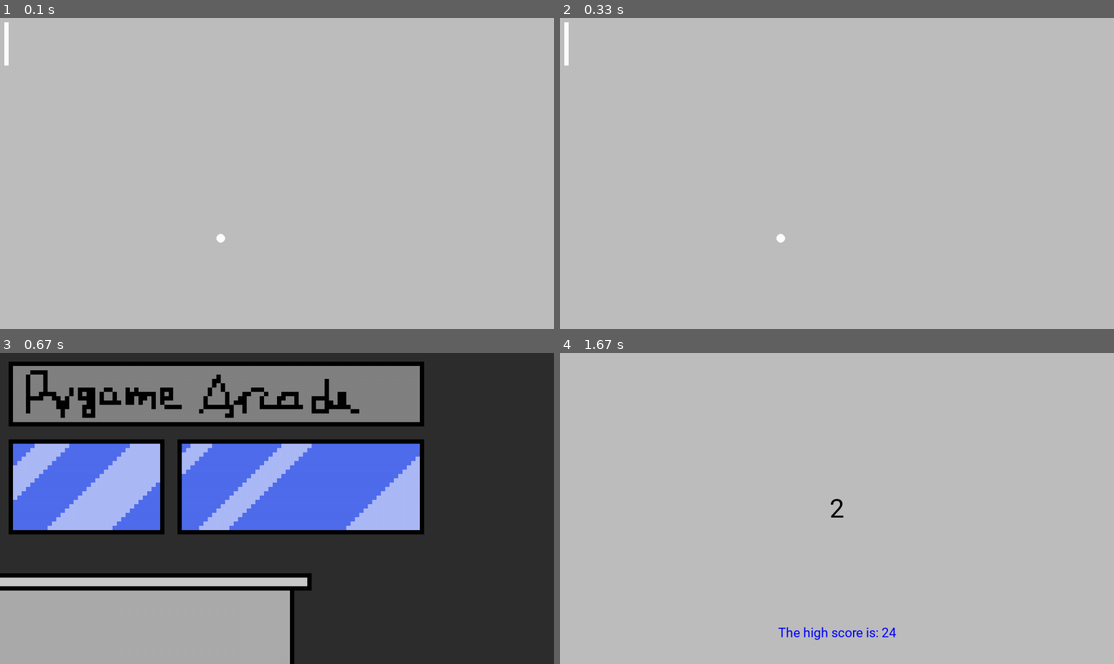
Above: before the commit, frames 1-4 (two rows, left to right).
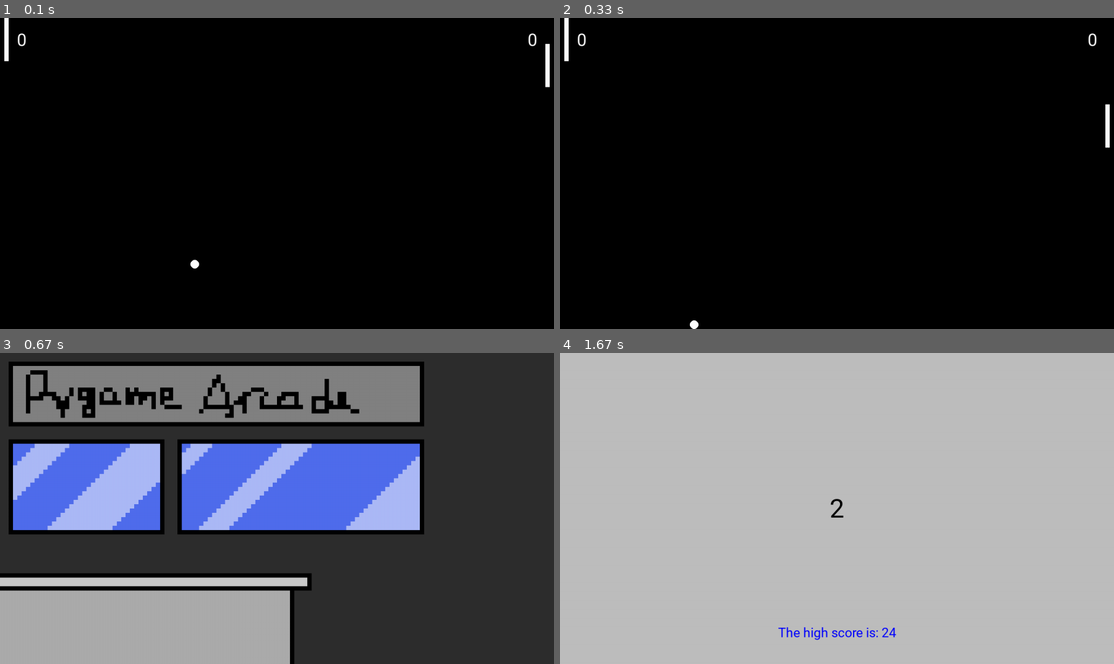
Above: after the commit, the same moments.

Repository: Moonbear2001/Pygame-Arcade
Game: pygame game, started from src/main.py
Same seed, same stepped clock (60 frames per second), same inputs: the game is played once before the commit and once after it.
Inputs (mouse positions are in pixels of both pictures, inside the frame that each line leads up to):
- Up to frame 1 (0.1 s): no input
- Up to frame 2 (0.33 s): no input
- Up to frame 3 (0.67 s): tap Esc at 0.33 s
- Up to frame 4 (1.67 s): tap C at 0.67 s; click (1014, 499) at 1.05 s; click (892, 576) at 1.38 s

The runs differ from the first frame. In frame 1, 100% of the frame differs, in the area x 0-100%, y 0-100%; in frame 2, 100%; in frame 3, nothing differs; in frame 4, nothing differs.

Commit message:
broke a bunch of stuff xd, pretty sure this design is cooked, time to head back to the drawing board

Diff:
--- a/src/scenes/pong.py
+++ b/src/scenes/pong.py
@@ -2,6 +2,9 @@
 from random import choice
 
 from .scene import Scene
+from utilities import render_text
+from sprites import Button
+from managers import AudioManager
 
 
 # Paddle settings
@@ -15,11 +18,16 @@
 RIGHT_PADDLE_STARTING_Y = 0
 
 # Ball settings
-BALL_SPEED = 10
+BALL_START_SPEED = 10
 BALL_SIZE = 20
 BALL_STARTING_X = 500
 BALL_STARTING_Y = 500
 
+# Score text
+SCORE_EDGE_OFFSET = 50
+LEFT_SCORE_POS = (SCORE_EDGE_OFFSET, SCORE_EDGE_OFFSET)
+RIGHT_SCORE_POS = (1280 - SCORE_EDGE_OFFSET, SCORE_EDGE_OFFSET)
+
 
 class Pong(Scene):
     """
@@ -28,97 +36,165 @@
 
     name = "pong"
 
-    def __init__(self):
-        """
-        Initializes a new scene.
-        """
+    def __init__(self, single_player=True):
         super().__init__()
-        self.add_child(
-            Paddle(LEFT_PADDLE_STARTING_X, LEFT_PADDLE_STARTING_X, left=True)
+        self.single_player = single_player
+
+        self.left_score = 0
+        self.right_score = 0
+
+        # Setup left paddle and ball
+        self.left_paddle = PlayerPaddle(
+            LEFT_PADDLE_STARTING_X, LEFT_PADDLE_STARTING_Y, left=True
         )
-        self.add_child(Paddle(RIGHT_PADDLE_STARTING_X, RIGHT_PADDLE_STARTING_X))
-        self.add_child(Ball(BALL_STARTING_X, BALL_STARTING_Y))
+        self.ball = Ball(BALL_STARTING_X, BALL_STARTING_Y)
+        self.add_child(self.left_paddle)
+        self.add_child(self.ball)
+
+        # Should the right paddle be computer controlled?
+        if single_player:
+            self.right_paddle = ComputerPaddle(
+                RIGHT_PADDLE_STARTING_X, RIGHT_PADDLE_STARTING_Y
+            )
+        else:
+            self.right_paddle = PlayerPaddle(
+                RIGHT_PADDLE_STARTING_X, RIGHT_PADDLE_STARTING_Y
+            )
+        self.add_child(self.right_paddle)
+
+        # self.add_sprite(Button(
+        #                     100,
+        #                     100,
+        #                     200,
+        #                     100,
+        #                     center_coords=True,
+        #                     bg_color="black",
+        #                     text="Music Volume Up",
+        #                     text_color="white",
+        #                     callback=lambda: AudioManager().increase_music_volume(0.1),
+        #                 ))
 
     def _on_update(self, delta_time):
-        pass
+
+        # Ball collision with edge
+        if self.ball.rect.left <= 0:
+            self._reset_game()
+            self.right_score += 1
+        elif self.ball.rect.right >= 1280:
+            self._reset_game()
+            self.left_score += 1
+
+        # Ball collision with paddle
+        if self.left_paddle.rect.colliderect(
+            self.ball
+        ) or self.right_paddle.rect.colliderect(self.ball):
+            self.ball.x_vel *= -1
+            self.ball.speed += 1
+
+        # If playing in single player let the computer move
+        if self.single_player:
+            self.right_paddle.update_ai(self.ball)
 
     def _on_render(self):
-        self.canvas.fill("gray")
+        self.canvas.fill("black")
+        render_text(
+            self.canvas, str(self.left_score), "roboto", "white", LEFT_SCORE_POS, 40
+        )
+        render_text(
+            self.canvas, str(self.right_score), "roboto", "white", RIGHT_SCORE_POS, 40
+        )
+
+    def _reset_game(self):
+        self.ball.reset()
 
 
 class Paddle(Scene):
-
-    custom_watched_events = {pygame.KEYDOWN, pygame.KEYUP}
-
-    def __init__(self, x, y, left=False):
+    """
+    Functionality of a paddle independent of movement control.
+    """
+
+    custom_watched_events = set()
+
+    def __init__(self, x, y):
         super().__init__(self.custom_watched_events, x, y, PADDLE_WIDTH, PADDLE_HEIGHT)
-        self.left = left
         self.y_vel = 0
-
-    def update(self, delta_time):
-        self.rect.move_ip(0, self.y_vel * PADDLE_SPEED)
-
-    def _on_event(self, event):
-        if self.left:
-            if event.type == pygame.KEYDOWN:
-                if event.key == pygame.K_w:
-                    self.y_vel = -1
-                if event.key == pygame.K_s:
-                    self.y_vel = 1
-            elif event.type == pygame.KEYUP:
-                if event.key == pygame.K_w or pygame.K_s:
-                    self.y_vel = 0
-        else:
-            if event.type == pygame.KEYDOWN:
-                if event.key == pygame.K_DOWN:
-                    self.y_vel = -1
-                if event.key == pygame.K_UP:
-                    self.y_vel = 1
-            elif event.type == pygame.KEYUP:
-                if event.key == pygame.K_UP or pygame.K_DOWN:
-                    self.y_vel = 0
 
     def _on_render(self):
         pygame.draw.rect(self.canvas, "white", (0, 0, PADDLE_WIDTH, PADDLE_HEIGHT))
 
 
+class PlayerPaddle(Paddle):
+    """
+    Paddle controlled by the player.
+    """
+
+    def __init__(self, x, y, left=False):
+        super().__init__(x, y)
+        self.left = left
+
+    def _on_update(self, delta_time):
+        keys = pygame.key.get_pressed()
+        if self.left:
+            if keys[pygame.K_w] and self.rect.top - PADDLE_SPEED >= 0:
+                self.rect.y -= PADDLE_SPEED
+            if keys[pygame.K_s] and self.rect.bottom + PADDLE_SPEED <= 720:
+                self.rect.y += PADDLE_SPEED
+        else:
+            if keys[pygame.K_UP] and self.rect.top - PADDLE_SPEED >= 0:
+                self.rect.y -= PADDLE_SPEED
+            if keys[pygame.K_DOWN] and self.rect.bottom + PADDLE_SPEED <= 720:
+                self.rect.y += PADDLE_SPEED
+        self.rect.move_ip(0, self.y_vel * PADDLE_SPEED)
+
+
+class ComputerPaddle(Paddle):
+    """
+    Paddle controlled by the computer.
+    """
+
+    def __init__(self, x, y):
+        super().__init__(x, y)
+
+    def update_ai(self, ball):
+        """
+        Move the paddle to track the ball.
+        """
+        if ball.rect.centery > self.rect.centery and self.rect.bottom < 720:
+            self.rect.y += PADDLE_SPEED
+        elif ball.rect.centery < self.rect.centery and self.rect.top > 0:
+            self.rect.y -= PADDLE_SPEED
+        else:
+            print("neither")
+
+
 class Ball(Scene):
+    """
+    Ball that bounces off of walls and paddles.
+    """
 
     def __init__(self, x, y):
         super().__init__(left=x, top=y, width=BALL_SIZE, height=BALL_SIZE)
-        self.x_vel = self._random_direction()
-        self.y_vel = self._random_direction()
-
-    def update(self, delta_time):
-        pass
-
-    def _random_direction(self):
-        return choice([-1, 1])
+        self.x_vel = 0
+        self.y_vel = 0
+        self.set_random_direction()
+        self.speed = BALL_START_SPEED
+
+    def _on_update(self, delta_time):
+        if self.rect.top <= 0 or self.rect.bottom >= 720:
+            self.y_vel *= -1
+        self.rect.move_ip(self.x_vel * self.speed, self.y_vel * self.speed)
+
+    def set_random_direction(self):
+        """
+        Set a random direction for the ball.
+        """
+        self.x_vel = choice([-1, 1])
+        self.y_vel = choice([-1, 1])
 
     def _on_render(self):
         pygame.draw.ellipse(self.canvas, "white", (0, 0, BALL_SIZE, BALL_SIZE))
 
-
-# class Paddle(pygame.sprite.Sprite):
-
-#     def __init__(self, width, height, starting_pos):
-#         super().__init__()
-#         self.rect = pygame.Rect(starting_pos, (width, height))
-#         self.image = pygame.Surface((width, height))
-#         pygame.draw.rect(self.image, "white", (0, 0, width, height))
-
-#     def update(self, delta_time):
-#         pass
-
-# class Ball(pygame.sprite.Sprite):
-
-#     def __init__(self, size, starting_pos):
-#         super().__init__()
-#         self.rect = pygame.Rect(starting_pos, (size, size))
-#         self.image = pygame.Surface((size, size))
-#         pygame.draw.ellipse(self.image, "white", (0, 0, size, size))
-#         self.x_vel = 1
-#         self.y_vel = 1
-
-#     def update(self, delta_time):
-#         pass
+    def reset(self):
+        self.rect.center = (1280 // 2, 720 // 2)
+        self.set_random_direction()
+        self.speed = BALL_START_SPEED
--- a/src/scenes/scene.py
+++ b/src/scenes/scene.py
@@ -5,10 +5,18 @@
 
 class Scene(ABC):
     """
-    A scene that can contain other nested scenes.
-    A scene is responsible for passing events, updating, and drawing each of its
-    components onto its own Surface, which it returns to either the parent Scene or if
-    it is the top level Scene returns up to the SceneManager.
+    A scene is an object with the ability to handle events, update, and render. Scenes
+    can nest within one another, and when a scene renders it passes its surface up its
+    parent scene. The parent scene is then responsible for using its child's positioning
+    rect to blit the child onto its own surface.
+
+    A scene then also functions as a node in a graph. The top-level scene updates and
+    renders its children, which in turn do the same, etc.
+
+    Scenes subscribe to events via the EventManager. Events are not passed from the top
+    of the scene graph down to each child. Each scene is responsible for subscribing to
+    the events it wants to handle. This prevents scenes from ever receiving events they
+    do not care about.
     """
 
     def __init__(self, watched_events=set(), left=0, top=0, width=1280, height=720):
@@ -19,7 +27,6 @@
         self.rect = pygame.Rect(left, top, width, height)
         self.canvas = pygame.Surface((width, height), pygame.SRCALPHA).convert_alpha()
         self.children = []
-        self.sprites = pygame.sprite.Group()
         self.active = False
         self.watched_events = watched_events
 
@@ -27,14 +34,13 @@
 
     def update(self, delta_time):
         """
-        Updates the scene, all child scenes, and all child sprites.
+        Updates the scene and all child scenes.
         """
         if self.active:
             self._on_update(delta_time)
             for child in self.children:
                 if child.active:
                     child.update(delta_time)
-            self.sprites.update(delta_time)
 
     def _on_update(self, delta_time):
         """
@@ -46,14 +52,13 @@
 
     def render(self) -> pygame.Surface:
         """
-        Render the scene, all child scenes, and all child sprites.
+        Render the scene and all child scenes.
         """
         if self.active:
             self._on_render()
             for child in self.children:
                 if child.active:
                     self.canvas.blit(child.render(), child.rect)
-            self.sprites.draw(self.canvas)
             return self.canvas
 
     def _on_render(self):
@@ -132,17 +137,3 @@
         """
         if scene in self.children:
             self.children.remove(scene)
-
-    # SPRITE MANAGEMENT
-
-    def add_sprite(self, sprite):
-        """
-        Add a sprite to the scene.
-        """
-        self.sprites.add(sprite)
-
-    def remove_sprite(self, sprite):
-        """
-        Remove a sprite from the scene.
-        """
-        self.sprites.remove(sprite)
--- a/src/scenes/settings.py
+++ b/src/scenes/settings.py
@@ -29,7 +29,6 @@
         # self.canvas.blit(self.background, (0, 0))
         self.canvas.blit(self.settings_image, (0, 0))
         return self.canvas
-
 
         # self.music_vol_up_btn = Button(
         #     self.canvas_width * 0.41,
--- /dev/null
+++ b/src/sprites/animatable/animatable_button.py
@@ -0,0 +1,35 @@
+import pygame
+
+from .animatable_sprite import AnimatableSprite
+from ..button import Button
+
+class AnimatableButton(Button, AnimatableSprite):
+    def __init__(
+        self,
+        x, y, width, height,
+        sprite_sheet_file, num_rows, num_cols, px_width, px_height,
+        colorkey=None, **kwargs
+    ):
+        # Initialize Button and AnimatableSprite
+        Button.__init__(self, x, y, width, height, **kwargs)
+        AnimatableSprite.__init__(self, sprite_sheet_file, num_rows, num_cols, px_width, px_height, colorkey)
+
+        self.add_animation("idle", start_row=0, num_frames=4, frame_duration=100)
+        self.add_animation("hover", start_row=1, num_frames=4, frame_duration=100)
+        self.play_animation("idle")
+
+    def update(self, delta_time):
+        """
+        Check if hovered and switch to hover animation.
+        """
+        if self.is_hovered(pygame.mouse.get_pos()):
+            self.play_animation("hover")
+        else:
+            self.play_animation("idle")
+
+        super().update(delta_time)
+
+    def render(self):
+        surface = self.surface.copy()
+        surface.blit(self.image, (0, 0))
+        return surface
--- /dev/null
+++ b/src/sprites/animatable/n_player_button.py
@@ -0,0 +1,4 @@
+from .animatable_button import AnimatableButton
+
+
+class NPlayerButton(AnimatableButton):
--- a/src/sprites/animatable/player.py
+++ b/src/sprites/animatable/player.py
@@ -33,8 +33,8 @@
         self.add_animation("run", 0, 5, 0.1)
         self.play_animation("run")
 
-        EventManager().subscribe(pygame.KEYDOWN, self)
-        EventManager().subscribe(pygame.KEYUP, self)
+        # EventManager().subscribe(pygame.KEYDOWN, self)
+        # EventManager().subscribe(pygame.KEYUP, self)
 
     def _handle_events(self, event):
         if event.type == pygame.KEYDOWN:
--- a/src/sprites/button.py
+++ b/src/sprites/button.py
@@ -37,12 +37,10 @@
         if text:
             render_text(self.surface, text, font_name, text_color)
 
-        EventManager().subscribe(pygame.MOUSEBUTTONDOWN, self)
-
     def update(self):
         pass
 
-    def render(self):
+    def draw(self, surface):
         return self.surface
 
     def is_hovered(self, mouse_pos):
Binary file added: assets/spritesheets/buttons/n_player.png
Empty file added: src/scenes/animated_scene.py
Not shown, added: assets/spritesheets/buttons/n_player.piskel
